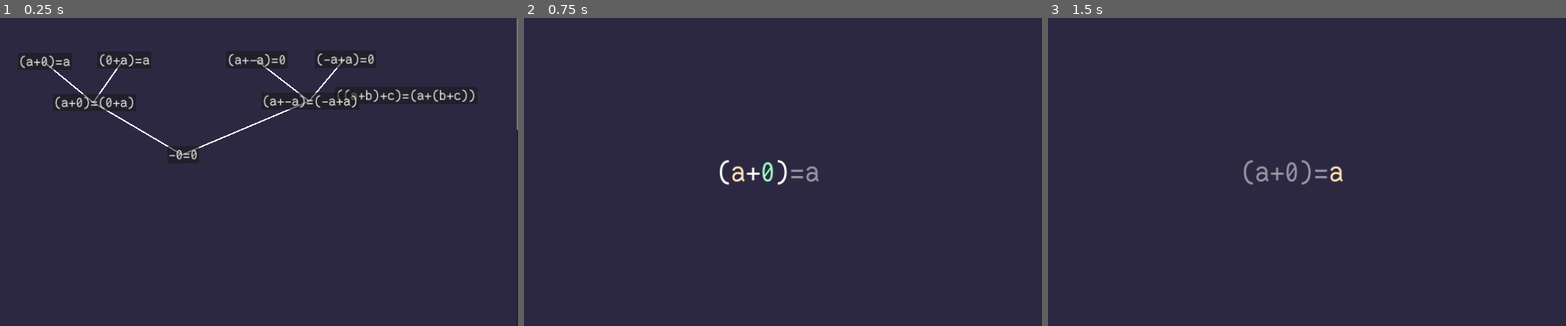
Above: before the commit, frames 1-3 (left to right).
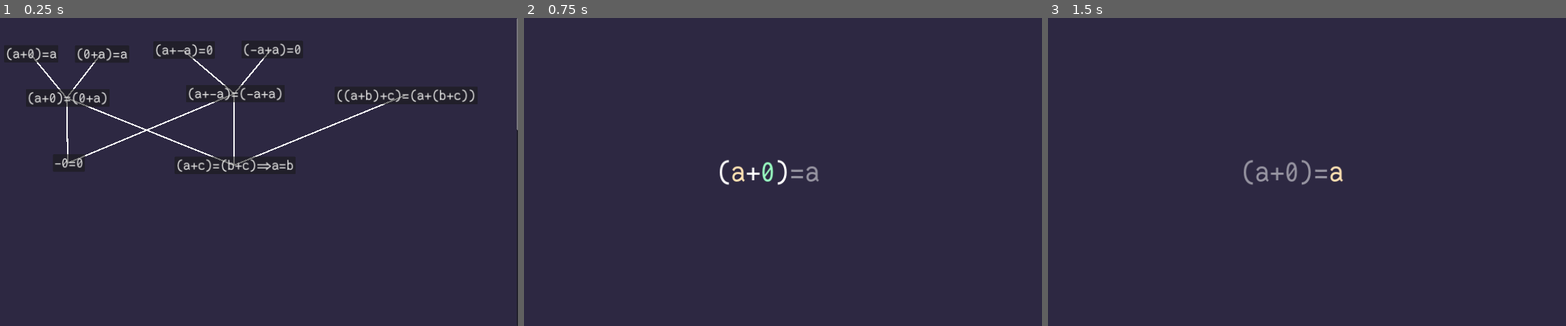
Above: after the commit, the same moments.

Repository: theoahfeldt/emperical-maths
Game: Godot game, scene res://main.tscn
The game is run twice, just before and just after one commit, with the same random seed, the same clock (stepped at 60 frames per second) and the same inputs.
Inputs:
- Up to frame 1 (0.25 s): no input
- Up to frame 2 (0.75 s): click "(a+0)=a" at 0.5 s
- Up to frame 3 (1.5 s): tap Enter (expression_confirm) at 1.25, 1.35 s; hold Right (expression_right) from 1.28 s (still down)

The runs differ from the first frame. In frame 1, 3.5% of the frame differs, in the area x 1-79%, y 8-50%; in frame 2, nothing differs; in frame 3, nothing differs.

Commit message:
Add level for left cancellation

Diff:
--- a/game/ui/level_select_menu.tscn
+++ b/game/ui/level_select_menu.tscn
@@ -19,10 +19,10 @@
 
 [node name="a+0=a" parent="LevelChart" instance=ExtResource("2_cbbnw")]
 layout_mode = 2
-offset_left = 169.0
-offset_top = 122.0
-offset_right = 307.0
-offset_bottom = 181.0
+offset_left = 122.0
+offset_top = 95.0
+offset_right = 312.0
+offset_bottom = 154.0
 text = "(a+0)=a"
 
 [node name="(a+b)+c=a+(b+c)" parent="LevelChart" instance=ExtResource("2_cbbnw")]
@@ -35,52 +35,61 @@
 
 [node name="0+a=a" parent="LevelChart" instance=ExtResource("2_cbbnw")]
 layout_mode = 0
-offset_left = 448.0
-offset_top = 117.0
-offset_right = 586.0
-offset_bottom = 176.0
+offset_left = 370.0
+offset_top = 96.0
+offset_right = 560.0
+offset_bottom = 155.0
 text = "(0+a)=a"
 
 [node name="a+0=0+a" parent="LevelChart" node_paths=PackedStringArray("dependencies") instance=ExtResource("2_cbbnw")]
 show_behind_parent = true
 layout_mode = 2
-offset_left = 292.0
-offset_top = 266.0
-offset_right = 482.0
-offset_bottom = 325.0
+offset_left = 198.0
+offset_top = 250.0
+offset_right = 492.0
+offset_bottom = 309.0
 text = "(a+0)=(0+a)"
 dependencies = [NodePath("../a+0=a"), NodePath("../0+a=a")]
 
 [node name="a+-a=0" parent="LevelChart" instance=ExtResource("2_cbbnw")]
 layout_mode = 2
-offset_left = 900.0
-offset_top = 116.0
-offset_right = 1064.0
-offset_bottom = 175.0
+offset_left = 645.0
+offset_top = 82.0
+offset_right = 861.0
+offset_bottom = 141.0
 text = "(a+-a)=0"
 
 [node name="-a+a=0" parent="LevelChart" instance=ExtResource("2_cbbnw")]
 layout_mode = 2
-offset_left = 1211.0
-offset_top = 114.0
-offset_right = 1375.0
-offset_bottom = 173.0
+offset_left = 954.0
+offset_top = 80.0
+offset_right = 1170.0
+offset_bottom = 139.0
 text = "(-a+a)=0"
 
 [node name="a+-a=-a+a" parent="LevelChart" node_paths=PackedStringArray("dependencies") instance=ExtResource("2_cbbnw")]
 layout_mode = 2
-offset_left = 1023.0
-offset_top = 261.0
-offset_right = 1265.0
-offset_bottom = 320.0
+offset_left = 760.0
+offset_top = 235.0
+offset_right = 1106.0
+offset_bottom = 294.0
 text = "(a+-a)=(-a+a)"
 dependencies = [NodePath("../a+-a=0"), NodePath("../-a+a=0")]
 
 [node name="-0=0" parent="LevelChart" node_paths=PackedStringArray("dependencies") instance=ExtResource("2_cbbnw")]
 layout_mode = 0
-offset_left = 694.0
-offset_top = 449.0
-offset_right = 806.0
-offset_bottom = 508.0
+offset_left = 293.0
+offset_top = 478.0
+offset_right = 405.0
+offset_bottom = 537.0
 text = "-0=0"
 dependencies = [NodePath("../a+0=0+a"), NodePath("../a+-a=-a+a")]
+
+[node name="a+c=b+c=>a=b" parent="LevelChart" node_paths=PackedStringArray("dependencies") instance=ExtResource("2_cbbnw")]
+layout_mode = 0
+offset_left = 720.0
+offset_top = 486.0
+offset_right = 1144.0
+offset_bottom = 545.0
+text = "(a+c)=(b+c)=>a=b"
+dependencies = [NodePath("../a+0=0+a"), NodePath("../a+-a=-a+a"), NodePath("../(a+b)+c=a+(b+c)")]
